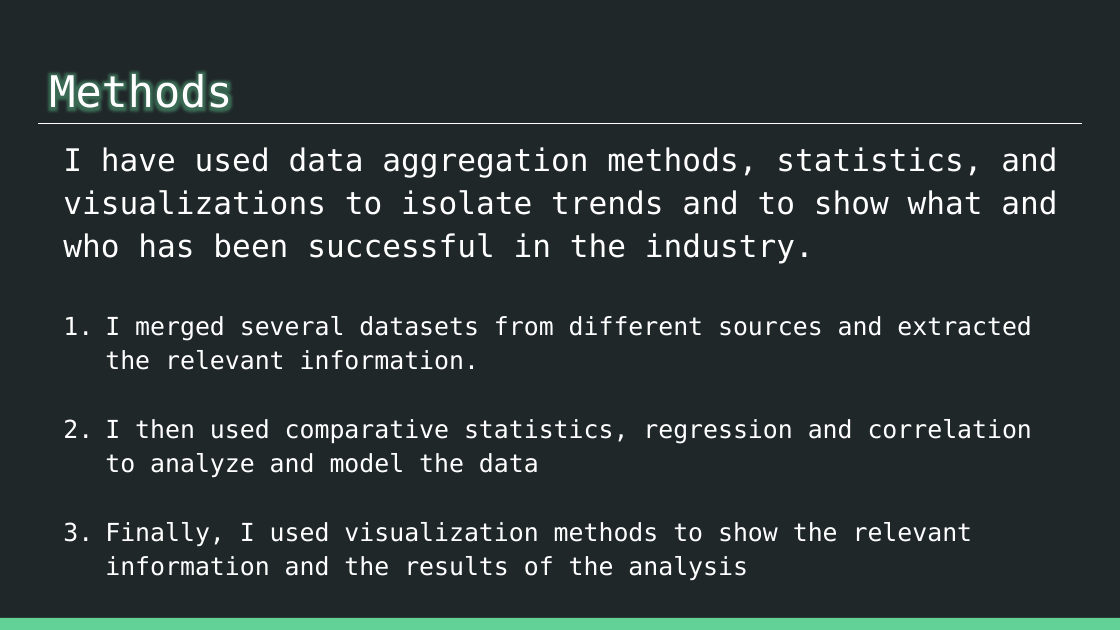
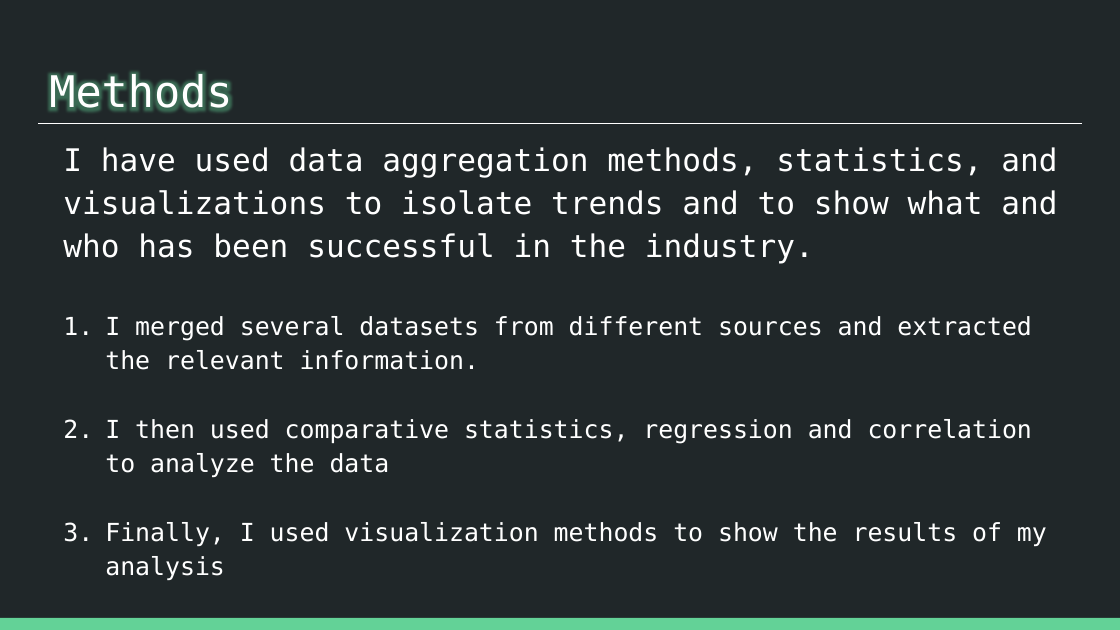
Before and after one commit to patrick-anastasio/Flatiron_DSC-Phase1_Project, a slide deck: slide 6 of Slide Deck.pptx. Drawn at 1120x630 pixels with LibreOffice and Linux fonts; fonts in the diff are those of the drawing. Boxes give left, top, right and bottom in pixels: in the first picture for what was removed or moved away, otherwise in the second. Text is boxed around its words. In the diff, an @@ line names an element or a change of style, - is before the commit and + after.

```diff
--- a/Slide Deck.pptx
+++ b/Slide Deck.pptx
@@ text at [105, 419, 1047, 580]: text changed @@
-2. I then used comparative statistics, regression and correlation to analyze and model the data
-3. Finally, I used visualization methods to show the relevant information and the results of the analysis
+2. I then used comparative statistics, regression and correlation to analyze the data
+3. Finally, I used visualization methods to show the results of my analysis
```
Also in this commit, not shown: 6 other slides changed, 2 other files.
